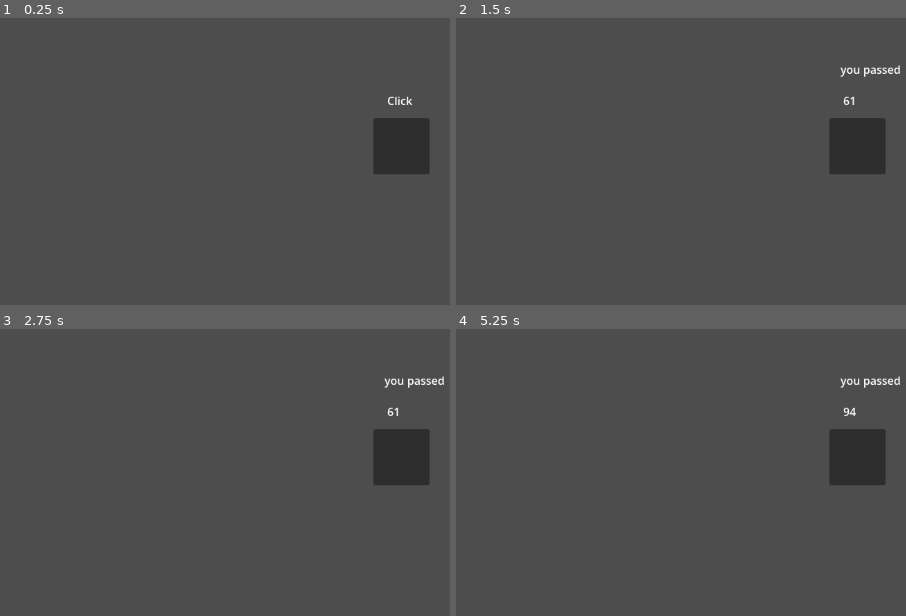
Above: before the commit, frames 1-4 (two rows, left to right).
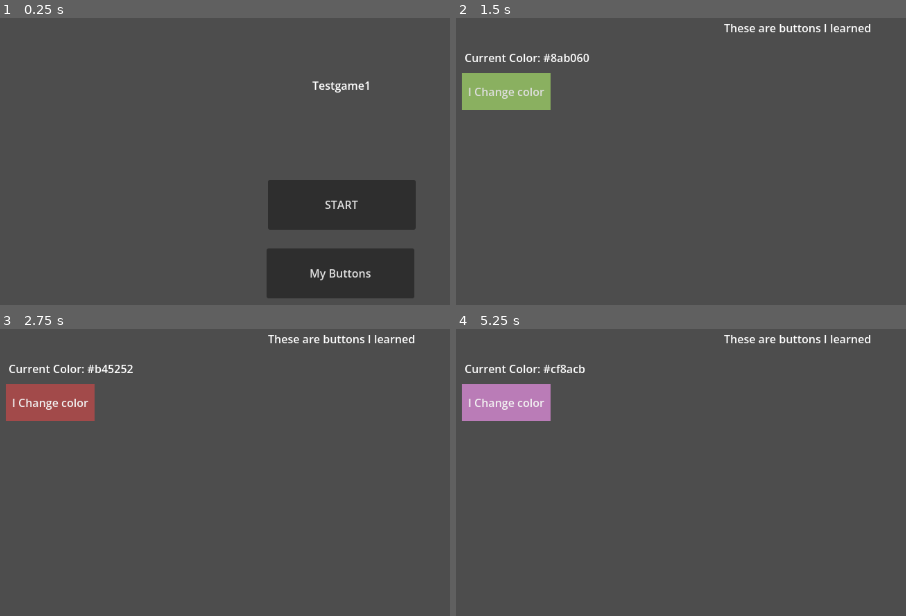
Above: after the commit, the same moments.

Repository: ItsRatcha/testgame1
Game: Godot game, scene res://scenes/start.tscn
The game is run twice, just before and just after one commit, with the same random seed, the same clock (stepped at 60 frames per second) and the same inputs. Before the commit the project starts from res://scenes/node_2d.tscn.
Inputs (mouse positions are in pixels of both pictures, inside the frame that each line leads up to):
- Up to frame 1 (0.25 s): no input
- Up to frame 2 (1.5 s): click (856, 147) at 0.52 s; click (798, 273) at 1.25 s, where only the run after the commit has a clickable "My Buttons"
- Up to frame 3 (2.75 s): click (49, 403) at 2 s, where only the run after the commit has a clickable "I Change color"
- Up to frame 4 (5.25 s): click (856, 458) at 2.77 s; click (505, 403) at 3.5 s, where only the run after the commit has a clickable "I Change color"; click (856, 458) at 4.27 s; click (505, 403) at 5 s, where only the run after the commit has a clickable "I Change color"

The runs differ from the first frame. In frame 1, 14% of the frame differs, in the area x 59-96%, y 21-98%; in frame 2, 6.1%; in frame 3, 6.1%; in frame 4, 6.1%.

Commit message:
Add buttons page, Add ColorButton

Diff:
--- a/project.godot
+++ b/project.godot
@@ -11,7 +11,7 @@
 [application]
 
 config/name="testgame1"
-run/main_scene="uid://042okedt6b6"
+run/main_scene="uid://chfdjd85f2ica"
 config/features=PackedStringArray("4.6", "Forward Plus")
 config/icon="res://icon.svg"
 
--- /dev/null
+++ b/scenes/buttons.tscn
@@ -0,0 +1,40 @@
+[gd_scene format=3 uid="uid://p38es23ua7sp"]
+
+[ext_resource type="Script" uid="uid://cj5o0cd4gslif" path="res://scripts/buttons.gd" id="1_ew542"]
+[ext_resource type="Script" uid="uid://boi6osl0o6l6p" path="res://scripts/color_button.gd" id="2_puxpd"]
+
+[sub_resource type="Theme" id="Theme_wym4d"]
+
+[sub_resource type="StyleBoxFlat" id="StyleBoxFlat_ew542"]
+
+[node name="Node2D" type="Node2D" unique_id=19973850]
+script = ExtResource("1_ew542")
+
+[node name="Camera2D" type="Camera2D" parent="." unique_id=1552715998]
+
+[node name="Label" type="Label" parent="Camera2D" unique_id=617044361]
+offset_left = -106.0
+offset_top = -268.0
+offset_right = 107.0
+offset_bottom = -245.0
+text = "These are buttons I learned"
+
+[node name="colorButton" type="Button" parent="." unique_id=440302104]
+offset_left = -484.0
+offset_top = -191.0
+offset_right = -356.0
+offset_bottom = -138.0
+theme = SubResource("Theme_wym4d")
+theme_override_styles/normal = SubResource("StyleBoxFlat_ew542")
+text = "I Change color"
+script = ExtResource("2_puxpd")
+
+[node name="Label" type="Label" parent="colorButton" unique_id=1825750978]
+layout_mode = 0
+offset_left = 4.0
+offset_top = -34.0
+offset_right = 209.0
+offset_bottom = -7.0
+text = "Current Color:"
+
+[connection signal="pressed" from="colorButton" to="." method="_on_color_button_pressed"]
--- a/scenes/node_2d.tscn
+++ b/scenes/game.tscn
@@ -1,9 +1,9 @@
 [gd_scene format=3 uid="uid://042okedt6b6"]
 
-[ext_resource type="Script" uid="uid://dngqksladkr18" path="res://node_2d.gd" id="1_l4lvs"]
+[ext_resource type="Script" uid="uid://dngqksladkr18" path="res://scripts/game.gd" id="1_uwrxv"]
 
 [node name="Node2D" type="Node2D" unique_id=22784358]
-script = ExtResource("1_l4lvs")
+script = ExtResource("1_uwrxv")
 
 [node name="Camera2D" type="Camera2D" parent="." unique_id=152029536]
 
--- /dev/null
+++ b/scenes/start.tscn
@@ -0,0 +1,33 @@
+[gd_scene format=3 uid="uid://chfdjd85f2ica"]
+
+[ext_resource type="Script" uid="uid://bfm1h4gbunk0a" path="res://scripts/start.gd" id="1_jaeev"]
+
+[node name="Node2D" type="Node2D" unique_id=116180241]
+script = ExtResource("1_jaeev")
+
+[node name="Camera2D" type="Camera2D" parent="." unique_id=197398215]
+
+[node name="myButtonsButton" type="Button" parent="Camera2D" unique_id=15390368]
+offset_left = -108.0
+offset_top = 62.0
+offset_right = 105.0
+offset_bottom = 134.0
+text = "My Buttons"
+
+[node name="startButton" type="Button" parent="Camera2D" unique_id=254130609]
+offset_left = -106.0
+offset_top = -37.0
+offset_right = 107.0
+offset_bottom = 35.0
+text = "START"
+
+[node name="Label" type="Label" parent="." unique_id=593428939]
+offset_left = -42.0
+offset_top = -185.0
+offset_right = 43.0
+offset_bottom = -162.0
+text = "Testgame1"
+
+[connection signal="pressed" from="Camera2D/myButtonsButton" to="." method="_on_my_buttons_button_pressed"]
+[connection signal="pressed" from="Camera2D/startButton" to="." method="_on_button_pressed"]
+[connection signal="pressed" from="Camera2D/startButton" to="." method="_on_start_button_pressed"]
--- /dev/null
+++ b/scripts/buttons.gd
@@ -0,0 +1,11 @@
+extends Node2D
+
+
+# Called when the node enters the scene tree for the first time.
+func _ready() -> void:
+	pass
+
+
+# Called every frame. 'delta' is the elapsed time since the previous frame.
+func _process(delta: float) -> void:
+	pass
--- /dev/null
+++ b/scripts/color_button.gd
@@ -0,0 +1,43 @@
+extends Button
+
+@onready var label: Label = $Label
+
+var colors = [
+	Color("#8ab060"),
+	Color("b45252"),
+	Color("4b80ca"),
+	Color("cf8acb")
+]
+
+var color_index = 0
+
+var style := StyleBoxFlat.new()
+
+# Called when the node enters the scene tree for the first time.
+func _ready() -> void:
+	apply_color(colors[color_index])
+	update_label()
+
+func apply_color(color: Color):
+	var style = StyleBoxFlat.new()
+	style.bg_color = color
+
+	var hover_style = StyleBoxFlat.new()
+	hover_style.bg_color = color.darkened(0.1)
+
+	var pressed_style = StyleBoxFlat.new()
+	pressed_style.bg_color = color.darkened(0.3)
+
+	add_theme_stylebox_override("normal", style)
+	add_theme_stylebox_override("hover", hover_style)
+	add_theme_stylebox_override("pressed", pressed_style)
+	add_theme_stylebox_override("focus", style)
+
+func _pressed() -> void:
+	color_index = (color_index + 1) % colors.size()
+	apply_color(colors[color_index])
+	update_label()
+
+func update_label() -> void:
+	var c: Color = colors[color_index]
+	label.text = "Current Color: #"+c.to_html(false)
--- /dev/null
+++ b/scripts/start.gd
@@ -0,0 +1,19 @@
+extends Node2D
+
+
+# Called when the node enters the scene tree for the first time.
+func _ready() -> void:
+	pass # Replace with function body.
+
+
+# Called every frame. 'delta' is the elapsed time since the previous frame.
+func _process(delta: float) -> void:
+	pass
+
+
+func _on_start_button_pressed() -> void:
+	get_tree().change_scene_to_file("res://scenes/game.tscn")
+
+
+func _on_my_buttons_button_pressed() -> void:
+	get_tree().change_scene_to_file("res://scenes/buttons.tscn")
Not shown, added: scripts/buttons.gd.uid
Not shown, added: scripts/color_button.gd.uid
Renamed: scripts/node_2d.gd -> scripts/game.gd
Renamed: scripts/node_2d.gd.uid -> scripts/game.gd.uid
Not shown, added: scripts/start.gd.uid
